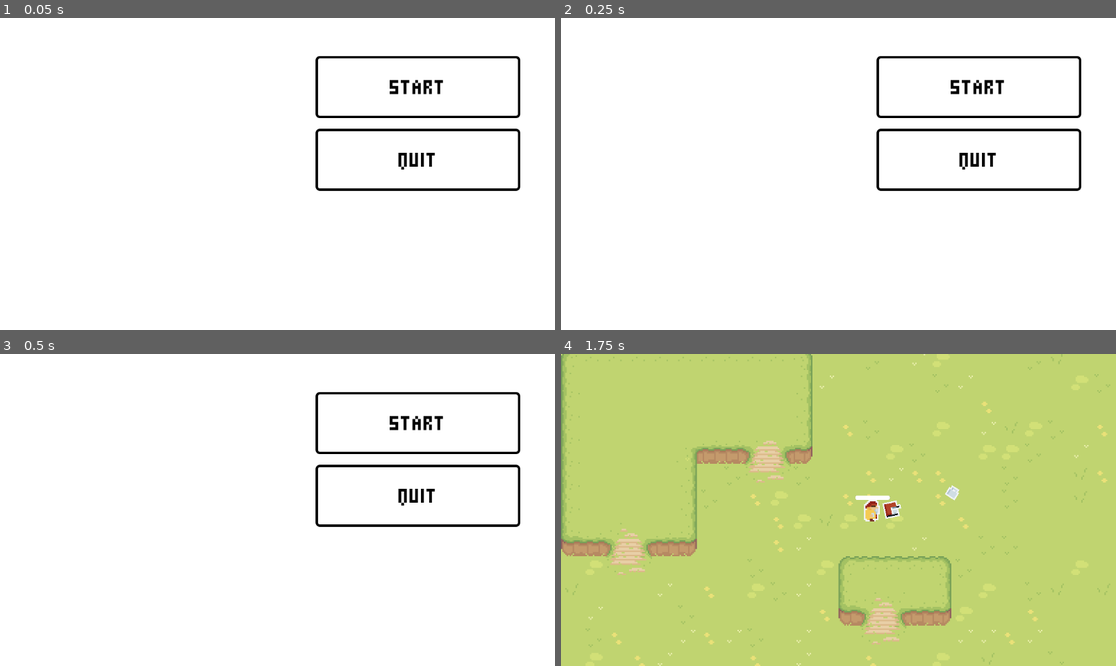
Above: before the commit, frames 1-4 (two rows, left to right).
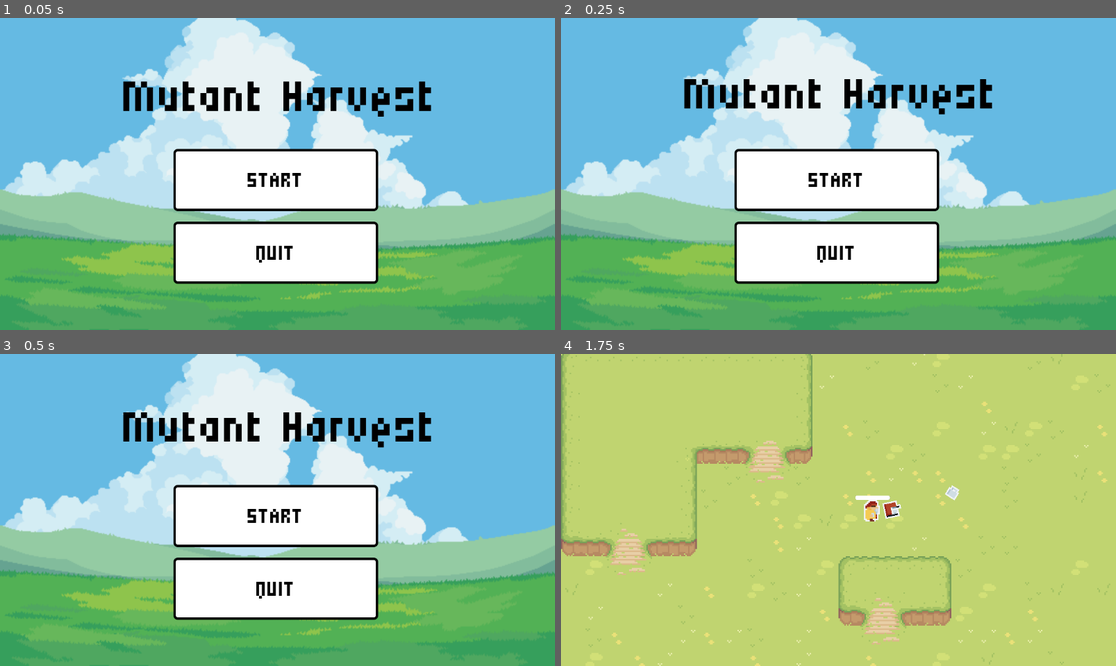
Above: after the commit, the same moments.

Repository: iAn999891/GODOTGAME
Game: Godot game, scene res://Scene/main_menu.tscn
Two runs of this game, one before a commit and one after it. Both use one fixed random seed, a clock stepped at 60 frames per second and the inputs below.
Inputs (mouse positions are in pixels of both pictures, inside the frame that each line leads up to):
- Up to frame 1 (0.05 s): no input
- Up to frame 2 (0.25 s): no input
- Up to frame 3 (0.5 s): no input
- Up to frame 4 (1.75 s): click "START" at 0.5 s; tap Enter at 1.25 s; move the mouse to (960, 494) at 1.27 s; hold D (Move_right) from 1.28 s (still down); click (960, 494) at 1.35 s

The runs differ from the first frame. In frame 1, 82% of the frame differs, in the area x 0-100%, y 0-100%; in frame 2, 82%; in frame 3, 82%; in frame 4, nothing differs.

Commit message:
the movment of the words were awsome

Diff:
--- a/will-and-ian-godot-game-/Scene/main_menu.tscn
+++ b/will-and-ian-godot-game-/Scene/main_menu.tscn
@@ -2,6 +2,7 @@
 
 [ext_resource type="Script" uid="uid://dss44d4srle17" path="res://main_menu.gd" id="1_ftydy"]
 [ext_resource type="FontFile" uid="uid://btw4gk527dn4t" path="res://Scripts/Micro5-Regular.ttf" id="2_87ipw"]
+[ext_resource type="Texture2D" uid="uid://cfsvulbc74dw0" path="res://Assets/origbig.png" id="2_hii65"]
 
 [sub_resource type="StyleBoxFlat" id="StyleBoxFlat_hii65"]
 bg_color = Color(1, 1, 1, 1)
@@ -15,8 +16,54 @@
 corner_radius_bottom_right = 8
 corner_radius_bottom_left = 8
 
+[sub_resource type="Animation" id="Animation_kqsxi"]
+length = 0.001
+tracks/0/type = "value"
+tracks/0/imported = false
+tracks/0/enabled = true
+tracks/0/path = NodePath("AnimationPlayer/Label:position")
+tracks/0/interp = 1
+tracks/0/loop_wrap = true
+tracks/0/keys = {
+"times": PackedFloat32Array(0),
+"transitions": PackedFloat32Array(1),
+"update": 0,
+"values": [Vector2(256, 96)]
+}
+
+[sub_resource type="Animation" id="Animation_hii65"]
+resource_name = "Text_movment"
+length = 4.0
+loop_mode = 1
+tracks/0/type = "value"
+tracks/0/imported = false
+tracks/0/enabled = true
+tracks/0/path = NodePath("AnimationPlayer/Label:position")
+tracks/0/interp = 1
+tracks/0/loop_wrap = true
+tracks/0/keys = {
+"times": PackedFloat32Array(0, 1.9333333, 4),
+"transitions": PackedFloat32Array(1, 1, 1),
+"update": 0,
+"values": [Vector2(256, 96), Vector2(256, 48), Vector2(256, 96)]
+}
+
+[sub_resource type="AnimationLibrary" id="AnimationLibrary_kqsxi"]
+_data = {
+&"RESET": SubResource("Animation_kqsxi"),
+&"Text_movment": SubResource("Animation_hii65")
+}
+
+[sub_resource type="StyleBoxFlat" id="StyleBoxFlat_87ipw"]
+bg_color = Color(1, 1, 1, 0)
+
 [node name="Main Menu" type="Node2D" unique_id=304014059]
 script = ExtResource("1_ftydy")
+
+[node name="TextureRect" type="TextureRect" parent="." unique_id=1220675116]
+offset_right = 1152.0
+offset_bottom = 648.0
+texture = ExtResource("2_hii65")
 
 [node name="Button_Manager" type="Control" parent="." unique_id=1433917790]
 layout_mode = 3
@@ -32,10 +79,10 @@
 anchor_top = 0.5
 anchor_right = 0.5
 anchor_bottom = 0.5
-offset_left = 635.0
-offset_top = 59.0
-offset_right = 1060.0
-offset_bottom = 188.0
+offset_left = 340.0
+offset_top = 252.0
+offset_right = 765.0
+offset_bottom = 381.0
 grow_horizontal = 2
 grow_vertical = 2
 theme_override_colors/font_color = Color(0, 0, 0, 1)
@@ -52,10 +99,10 @@
 anchor_top = 0.5
 anchor_right = 0.5
 anchor_bottom = 0.5
-offset_left = 635.0
-offset_top = 210.0
-offset_right = 1060.0
-offset_bottom = 339.0
+offset_left = 340.0
+offset_top = 403.0
+offset_right = 765.0
+offset_bottom = 532.0
 grow_horizontal = 2
 grow_vertical = 2
 theme_override_colors/font_color = Color(0, 0, 0, 1)
@@ -64,5 +111,24 @@
 theme_override_styles/normal = SubResource("StyleBoxFlat_hii65")
 text = "QUIT"
 
+[node name="AnimationPlayer" type="AnimationPlayer" parent="." unique_id=1842905716]
+libraries/ = SubResource("AnimationLibrary_kqsxi")
+autoplay = &"Text_movment"
+
+[node name="Label" type="Label" parent="AnimationPlayer" unique_id=202944977]
+offset_left = 256.0
+offset_top = 96.0
+offset_right = 907.0
+offset_bottom = 371.0
+size_flags_horizontal = 4
+size_flags_vertical = 0
+theme_override_colors/font_color = Color(0, 0, 0, 1)
+theme_override_fonts/font = ExtResource("2_87ipw")
+theme_override_font_sizes/font_size = 135
+theme_override_styles/normal = SubResource("StyleBoxFlat_87ipw")
+text = "Mutant Harvest
+"
+horizontal_alignment = 1
+
 [connection signal="pressed" from="Button_Manager/Start" to="." method="_on_start_pressed"]
 [connection signal="pressed" from="Button_Manager/Quit" to="." method="_on_quit_pressed"]
Binary file added: will-and-ian-godot-game-/Assets/origbig.png
Not shown, added: will-and-ian-godot-game-/Assets/origbig.png.import
